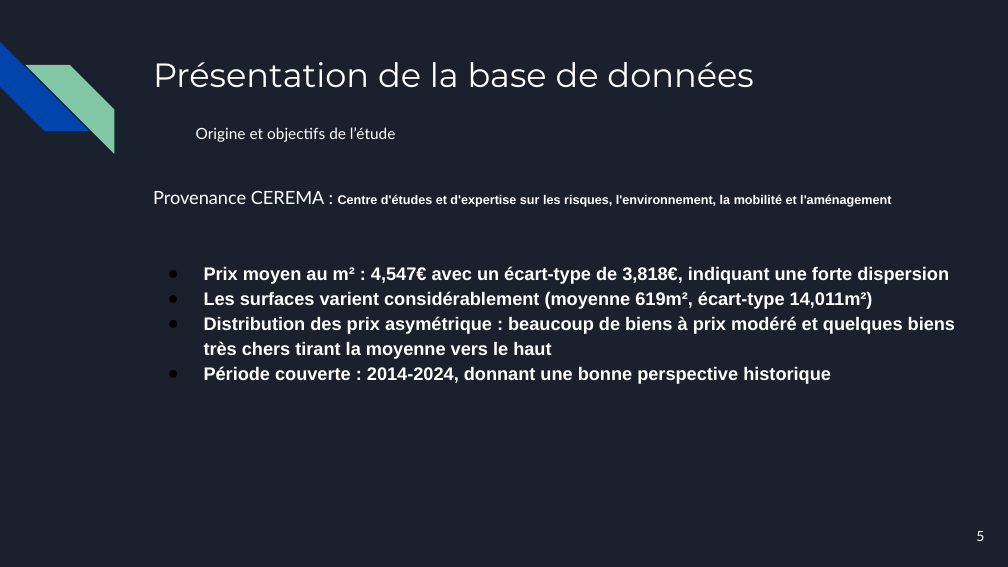
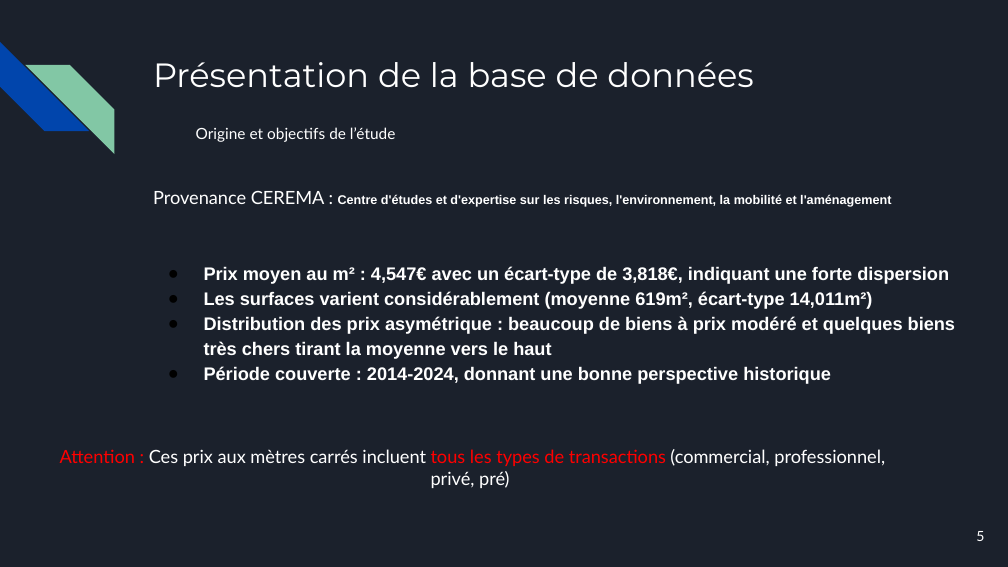
Before and after one commit to Papushkado/Real-Estate-predictions, a slide deck: slide 5 of Machine_Learning_ISUP.pptx. Drawn at 1008x567 pixels with LibreOffice and Linux fonts; fonts in the diff are those of the drawing. Boxes give left, top, right and bottom in pixels: in the first picture for what was removed or moved away, otherwise in the second. Text is boxed around its words. In the diff, an @@ line names an element or a change of style, - is before the commit and + after.

```diff
--- a/Machine_Learning_ISUP.pptx
+++ b/Machine_Learning_ISUP.pptx
@@ text added at (60, 449, 885, 488), 13 pt, text #FFFFFF @@
+Attention : Ces prix aux mètres carrés incluent tous les types de transactions (commercial, professionnel, privé, pré)
```
Also in this commit, not shown: 1 other slide changed, 2 slides added, 1 other file.
